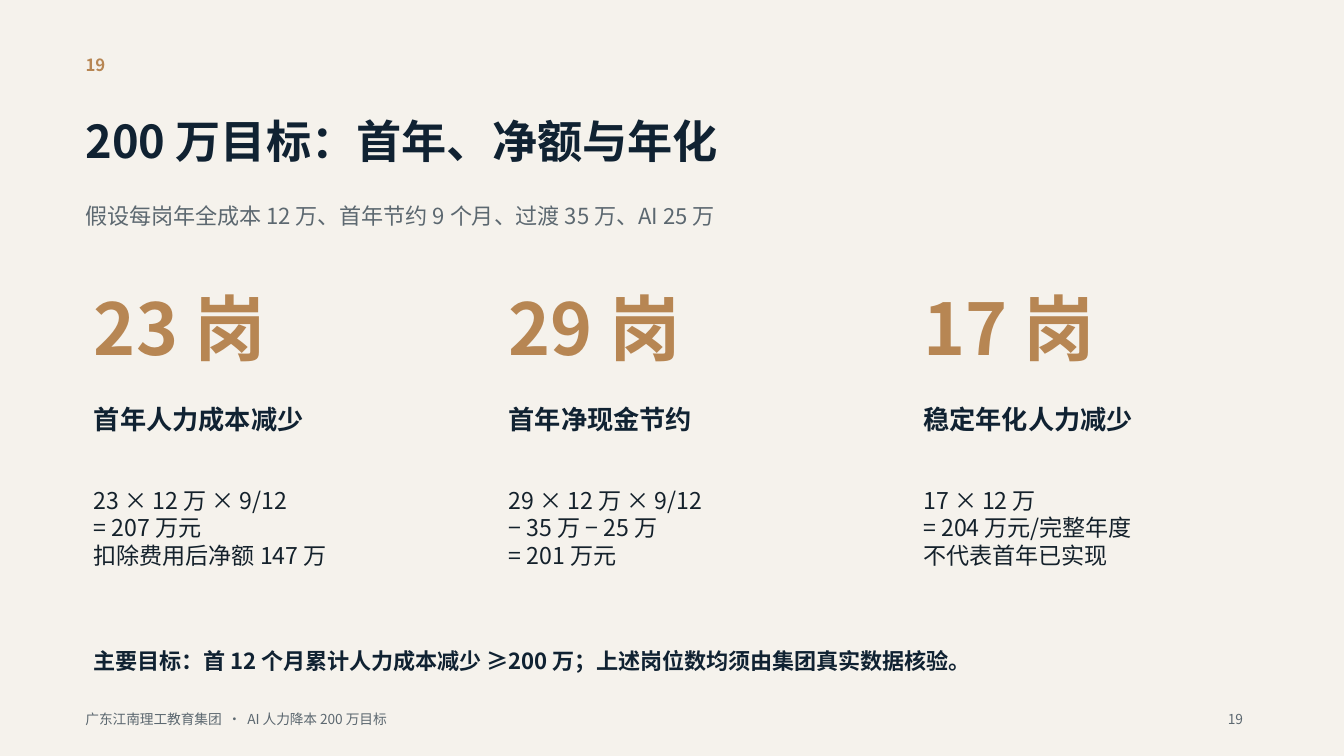
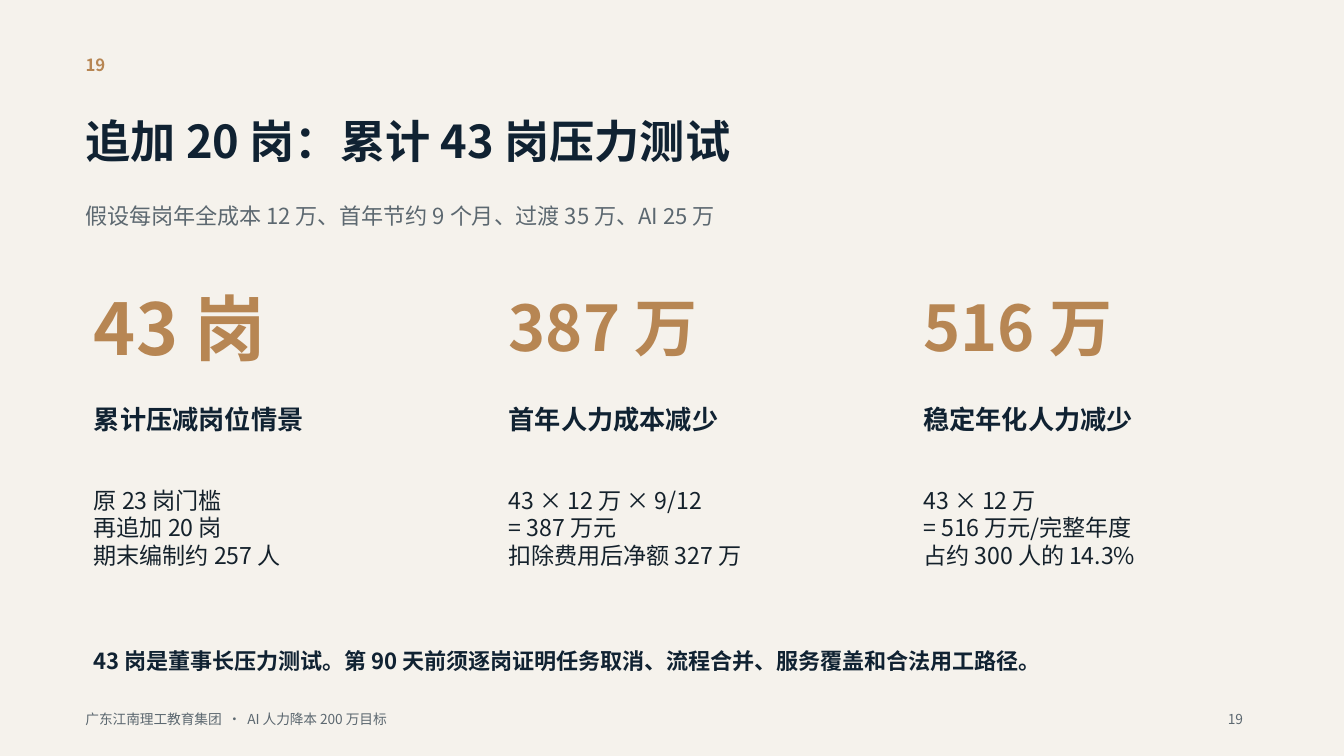
Before and after one commit to zhilin1719-hue/jiangnan-ai-workforce, a slide deck: slide 19 of board-deck.pptx. Drawn at 1344x756 pixels with LibreOffice and Linux fonts; fonts in the diff are those of the drawing. Boxes give left, top, right and bottom in pixels: in the first picture for what was removed or moved away, otherwise in the second. Text is boxed around its words. In the diff, an @@ line names an element or a change of style, - is before the commit and + after.

```diff
--- a/board-deck.pptx
+++ b/board-deck.pptx
@@ text at (85,119,730,162): text changed @@
-200 万目标：首年、净额与年化
+追加 20 岗：累计 43 岗压力测试
@@ text at (94,294,265,362): text changed @@
-23 岗
+43 岗
@@ text at (509,302,697,356): text changed; size 51 to 45 pt @@
-29 岗
+387 万
@@ text at (923,302,1112,356): text changed; size 51 to 45 pt @@
-17 岗
+516 万
@@ text at (94,406,304,432): text changed @@
-首年人力成本减少
+累计压减岗位情景
@@ text at (509,406,719,432): text changed @@
-首年净现金节约
+首年人力成本减少
@@ text at (94,489,281,566): text changed @@
-23 × 12 万 × 9/12
-= 207 万元
-扣除费用后净额 147 万
+原 23 岗门槛
+再追加 20 岗
+期末编制约 257 人
@@ text at (509,490,741,566): text changed @@
-29 × 12 万 × 9/12
-− 35 万 − 25 万
-= 201 万元
+43 × 12 万 × 9/12
+= 387 万元
+扣除费用后净额 327 万
@@ text at (923,491,1135,566): text changed @@
-17 × 12 万
-= 204 万元/完整年度
-不代表首年已实现
+43 × 12 万
+= 516 万元/完整年度
+占约 300 人的 14.3%
@@ text at (94,650,1041,671): text changed @@
-主要目标：首 12 个月累计人力成本减少 ≥200 万；上述岗位数均须由集团真实数据核验。
+43 岗是董事长压力测试。第 90 天前须逐岗证明任务取消、流程合并、服务覆盖和合法用工路径。
```
Also in this commit, not shown: 2 other slides changed, 5 other files.
